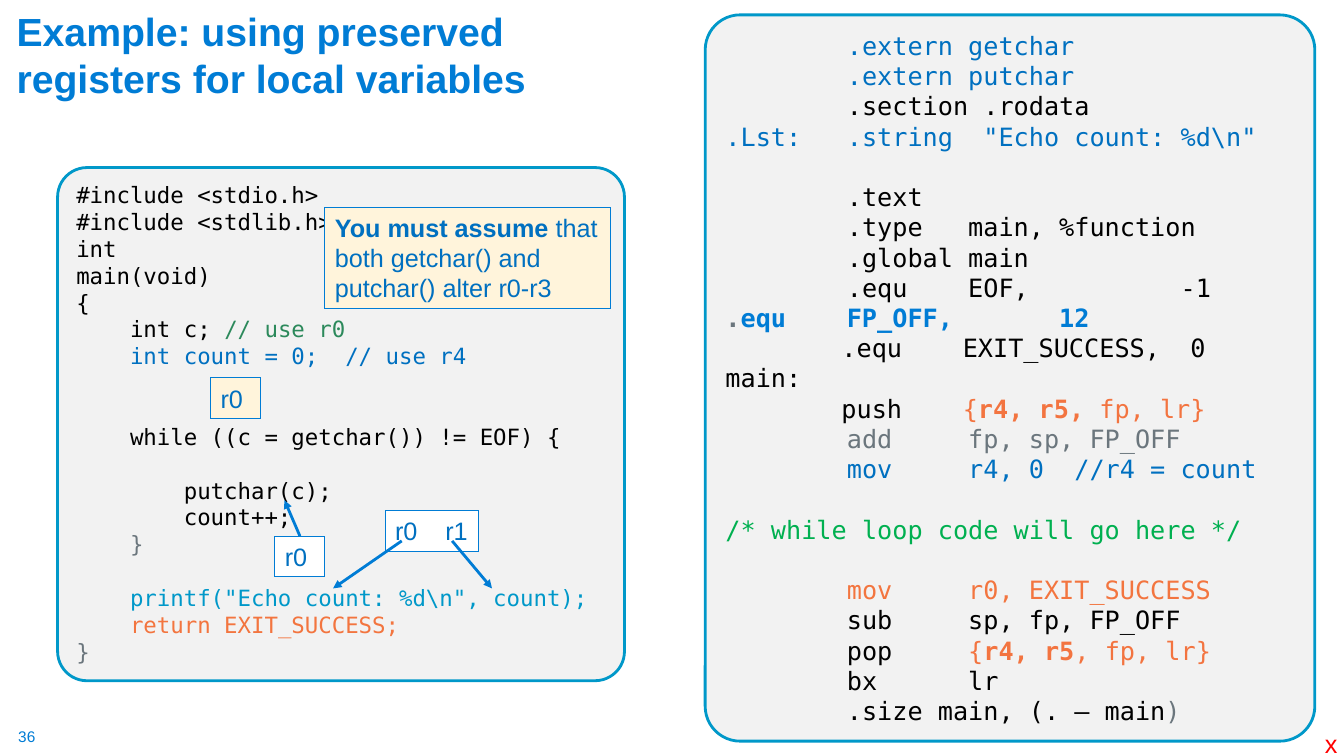
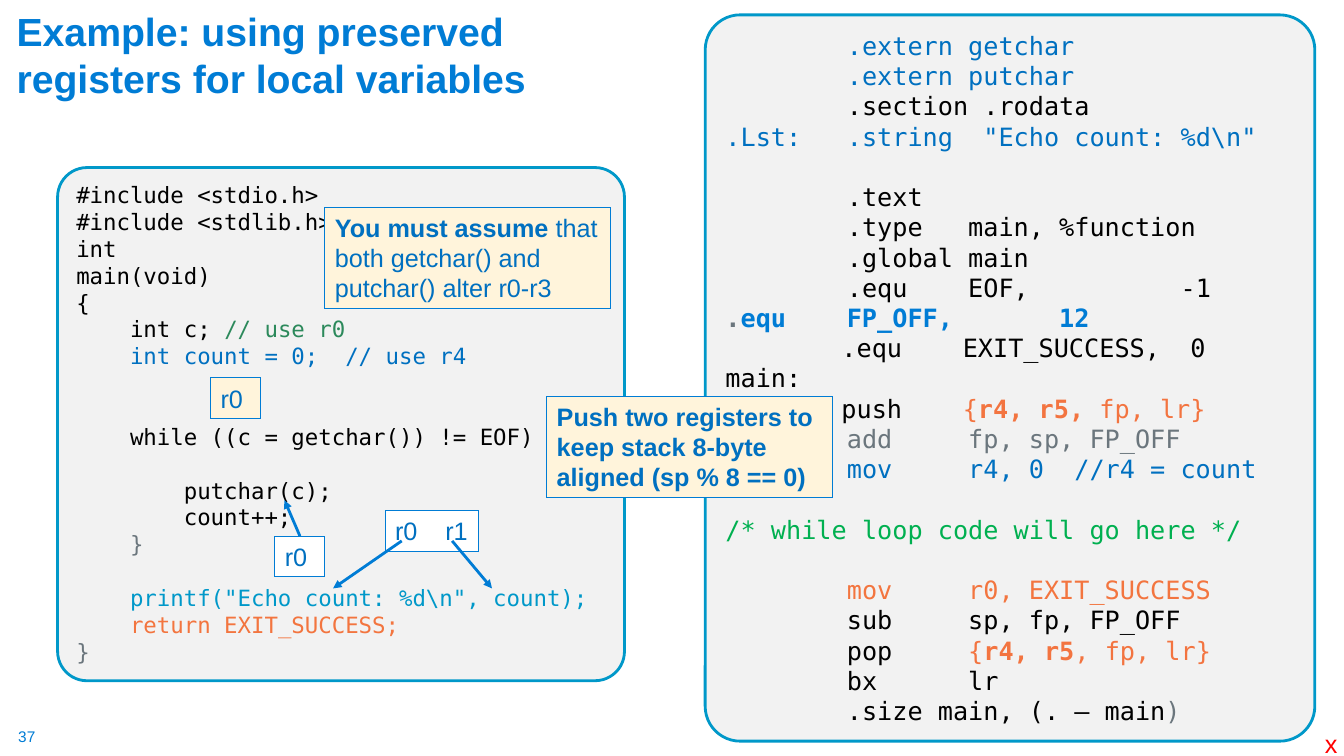
Before and after one commit to cse30-sp24/Muller-Slides, a slide deck: slide 37 of 07-Arm-Part4.pptx (slide 36 before the commit). Drawn at 1344x756 pixels with LibreOffice and Linux fonts; fonts in the diff are those of the drawing. Boxes give left, top, right and bottom in pixels: in the first picture for what was removed or moved away, otherwise in the second. Text is boxed around its words. In the diff, an @@ line names an element or a change of style, - is before the commit and + after.

```diff
--- a/07-Arm-Part4.pptx
+++ b/07-Arm-Part4.pptx
@@ rectangle added at (x1=547, y1=396, x2=833, y2=498), fill #FFF4DB, outline #007CD5 0.75 pt, 18 pt, text #0070C0, bold @@
+Push two registers to keep stack 8-byte aligned (sp % 8 == 0)
@@ page number at (x1=18, y1=731, x2=35, y2=742): text changed @@
-36
+37
```
Also in this commit, not shown: 8 other slides changed, 2 slides added, 3 other files.
